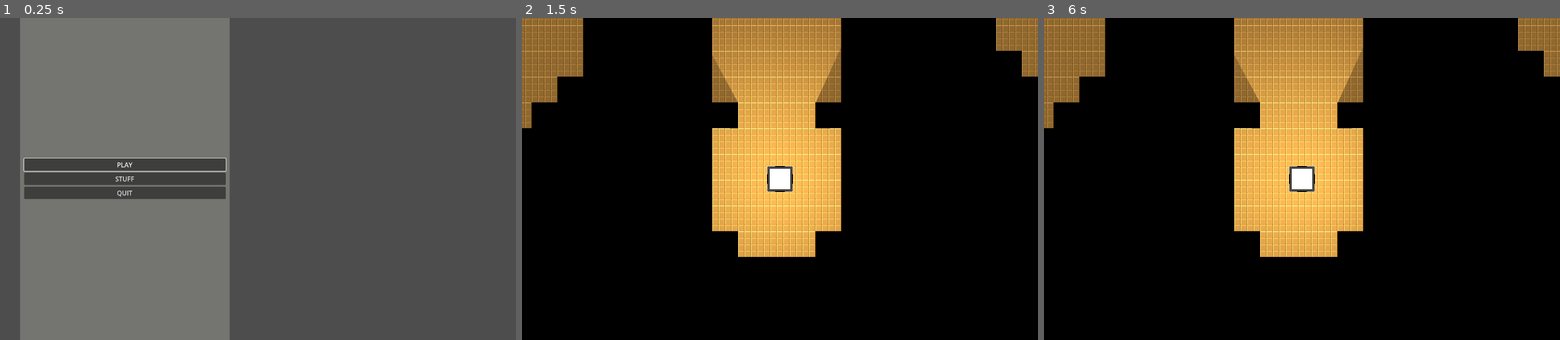
Above: before the commit, frames 1-3 (left to right).
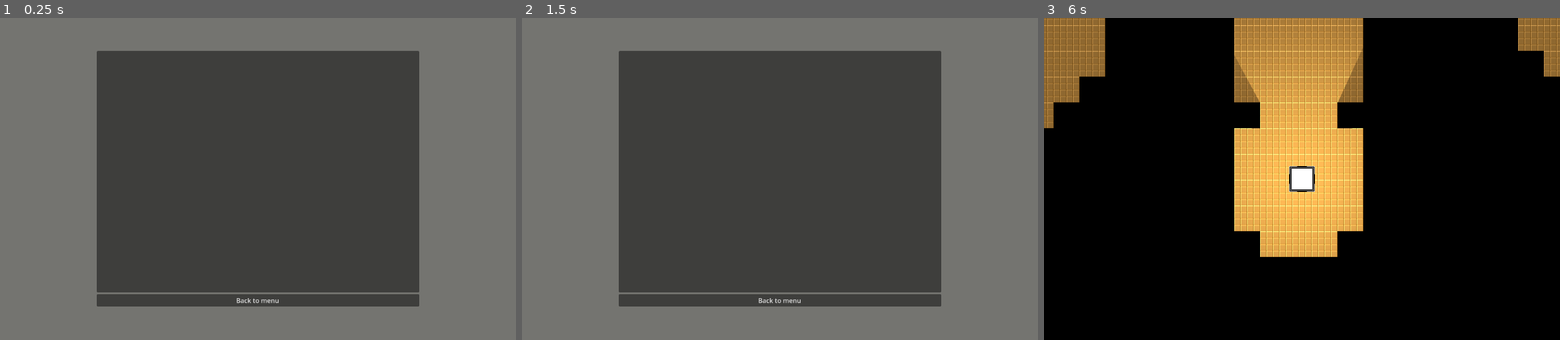
Above: after the commit, the same moments.

Repository: Graunder/ggj24
Game: Godot game, scene res://Assets/Scenes/main.tscn
Two runs of this game, one before a commit and one after it. Both use one fixed random seed, a clock stepped at 60 frames per second and the inputs below.
Inputs (mouse positions are in pixels of both pictures, inside the frame that each line leads up to):
- Up to frame 1 (0.25 s): no input
- Up to frame 2 (1.5 s): click (780, 301) at 0.5 s, where only the run after the commit has a clickable "Back to menu"; click "PLAY" at 1.25 s
- Up to frame 3 (6 s): click (1167, 166) at 2 s, where only the run after the commit has a clickable "PLAY"; click (1167, 179) at 2.75 s, where only the run after the commit has a clickable "STUFF"; click (1167, 179) at 3.5 s, where only the run after the commit has a clickable "STUFF"; click (1167, 166) at 4.25 s, where only the run after the commit has a clickable "PLAY"; click (1167, 179) at 5 s, where only the run after the commit has a clickable "STUFF"; tap Enter at 5.75 s

The runs differ from the first frame. In frame 1, 50% of the frame differs, in the area x 0-100%, y 0-100%; in frame 2, 100%; in frame 3, nothing differs.

Commit message:
added panel to menu for win/lose, added win/lose texts

Diff:
--- a/Assets/Scenes/menu.tscn
+++ b/Assets/Scenes/menu.tscn
@@ -85,6 +85,23 @@
 layout_mode = 2
 size_flags_vertical = 3
 
+[node name="RichTextLabel" type="RichTextLabel" parent="OptionsMenu/CenterContainer/VBoxContainer/Panel"]
+layout_mode = 1
+anchors_preset = -1
+anchor_right = 1.0
+anchor_bottom = 0.998
+offset_bottom = 0.200012
+bbcode_enabled = true
+text = "
+
+[font_size={50}][center][b]Knock knock!
+A game about \"Knock knock police\" getting rid of evil doers.[/b][/center][/font_size]
+
+[font_size={50}][center][b]Controlls:
+Left stick - walking
+Right stick - aiming
+Right trigger - shooting[/b][/center][/font_size]"
+
 [node name="HBoxContainer" type="HBoxContainer" parent="OptionsMenu/CenterContainer/VBoxContainer"]
 layout_mode = 2
 alignment = 1
@@ -100,6 +117,89 @@
 layout_mode = 2
 size_flags_horizontal = 3
 text = "HUE"
+
+[node name="GameFinish" type="MarginContainer" parent="."]
+custom_minimum_size = Vector2(1000, 800)
+offset_right = 1280.0
+offset_bottom = 800.0
+pivot_offset = Vector2(500, 400)
+
+[node name="Panel2" type="Panel" parent="GameFinish"]
+custom_minimum_size = Vector2(520, 800)
+layout_mode = 2
+theme_override_styles/panel = SubResource("StyleBoxFlat_82vas")
+
+[node name="CenterContainer" type="CenterContainer" parent="GameFinish"]
+layout_mode = 2
+
+[node name="VBoxContainer" type="VBoxContainer" parent="GameFinish/CenterContainer"]
+layout_mode = 2
+
+[node name="Panel" type="Panel" parent="GameFinish/CenterContainer/VBoxContainer"]
+custom_minimum_size = Vector2(800, 600)
+layout_mode = 2
+size_flags_vertical = 3
+
+[node name="WonText" type="RichTextLabel" parent="GameFinish/CenterContainer/VBoxContainer/Panel"]
+visible = false
+layout_mode = 1
+anchors_preset = -1
+anchor_right = 0.997
+anchor_bottom = 0.998
+offset_right = 0.399963
+offset_bottom = 0.200012
+bbcode_enabled = true
+text = "[font_size={70}][center][b]Congratulations![/b][/center][/font_size]
+
+
+
+[font_size={70}][center][b]You cleared the house of evil doers![/b][/center][/font_size]"
+
+[node name="RichTextLabel" type="RichTextLabel" parent="GameFinish/CenterContainer/VBoxContainer/Panel/WonText"]
+layout_mode = 0
+offset_top = 462.0
+offset_right = 400.0
+offset_bottom = 537.0
+bbcode_enabled = true
+text = "[font_size={50}][center][b]Your time: [/b][/center][/font_size]"
+
+[node name="RichTextLabel2" type="RichTextLabel" parent="GameFinish/CenterContainer/VBoxContainer/Panel/WonText"]
+offset_left = 384.0
+offset_top = 462.0
+offset_right = 784.0
+offset_bottom = 537.0
+bbcode_enabled = true
+text = "[font_size={50}][center][b]00:00:00 [/b][/center][/font_size]"
+
+[node name="LostText" type="RichTextLabel" parent="GameFinish/CenterContainer/VBoxContainer/Panel"]
+visible = false
+layout_mode = 1
+anchors_preset = -1
+anchor_right = 0.997
+anchor_bottom = 0.998
+offset_right = 0.399963
+offset_bottom = 0.200012
+bbcode_enabled = true
+text = "
+
+
+
+
+
+
+
+[font_size={70}][center][b]You lost :(
+You can always knock again[/b][/center][/font_size]"
+
+[node name="HBoxContainer" type="HBoxContainer" parent="GameFinish/CenterContainer/VBoxContainer"]
+layout_mode = 2
+alignment = 1
+
+[node name="BackToMenu" type="Button" parent="GameFinish/CenterContainer/VBoxContainer/HBoxContainer"]
+layout_mode = 2
+size_flags_horizontal = 3
+text = "Back to menu
+"
 
 [connection signal="pressed" from="MainMenu/CenterContainer/MainContainer/Play" to="." method="_on_play_pressed"]
 [connection signal="pressed" from="MainMenu/CenterContainer/MainContainer/Resume" to="." method="_on_resume_pressed"]
@@ -108,3 +208,4 @@
 [connection signal="pressed" from="MainMenu/CenterContainer/MainContainer/Quit" to="." method="_on_quit_pressed"]
 [connection signal="pressed" from="OptionsMenu/CenterContainer/VBoxContainer/HBoxContainer/Back" to="." method="_on_back_pressed"]
 [connection signal="pressed" from="OptionsMenu/CenterContainer/VBoxContainer/HBoxContainer/Apply" to="." method="_on_apply_pressed"]
+[connection signal="pressed" from="GameFinish/CenterContainer/VBoxContainer/HBoxContainer/BackToMenu" to="." method="_on_back_to_menu_pressed"]
--- a/Assets/Scripts/Menu.gd
+++ b/Assets/Scripts/Menu.gd
@@ -80,3 +80,6 @@
 
 func grab_resume_focus():
 	resume.grab_focus()
+
+func _on_back_to_menu_pressed():
+	get_tree().reload_current_scene()
